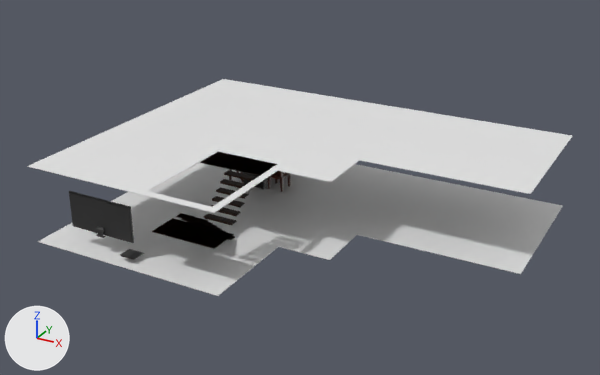
Renders of the FBX model Proyecto_CG/Programa/bin/models/brillosos.fbx from each side of a commit.
Both versions are drawn from a 50 mm lens placed at (5.79, -25.62, 14.31), pointed at (-8.11, -0.35, 1.68). Every picture has the same lights, and +X, +Y and +Z are marked at lower left. Where no turn or scale is listed for an object, it has been applied to the vertices.

The first picture shows 'P2_Piso', 'PB_piso', 'TV', 'wood'.
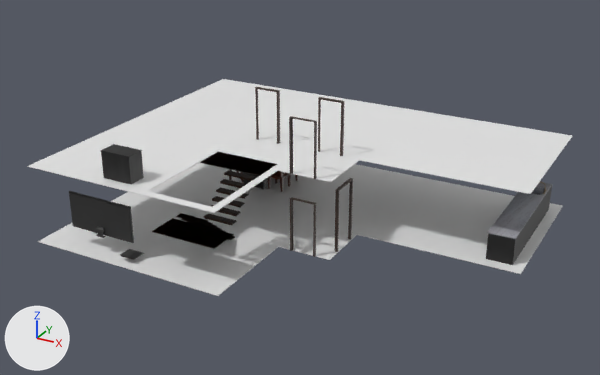
What changed in the scene script:
```text
Add ob_cube:
    ob_cube = bpy.data.objects.new('Cube', me_cube_015)  # 248 vertices, 200 faces; spans x -12.961..-11.716, y -5.645..-4.915, z 3.058..4.071; in mat_material_022 (picture img_bed_jpg)
    ob_cube.location = (0.0, 0.0, 0.0)
Add ob_marcopuertacuartob:
    ob_marcopuertacuartob = bpy.data.objects.new('MarcoPuertaCuartoB', me_plane_015)  # 52 vertices, 45 faces; spans x -10.32..-9.32, y 0.18..0.29, z 3.04..5.14; in mat_door_1_material_006 (picture img_puertainterior1k_jpg)
    ob_marcopuertacuartob.location = (0.0, 0.0, 0.0)
Add ob_marcopuertacuartoa:
    ob_marcopuertacuartoa = bpy.data.objects.new('MarcoPuertaCuartoA', me_plane_013)  # 52 vertices, 45 faces; spans x -7.63..-6.63, y 0.18..0.29, z 3.04..5.14; in mat_door_1_material_004 (picture img_puertainterior1k_jpg)
    ob_marcopuertacuartoa.location = (0.0, 0.0, 0.0)
Add ob_marcopuertabaniop2:
    ob_marcopuertabaniop2 = bpy.data.objects.new('MarcoPuertaBanioP2', me_plane_009)  # 52 vertices, 45 faces; spans x -7.5..-6.5, y -2.21..-2.11, z 3.03..5.13; in mat_door_1_material_002 (picture img_puertainterior1k_jpg)
    ob_marcopuertabaniop2.location = (0.0, 0.0, 0.0)
Add ob_marcopuertaprincipal:
    ob_marcopuertaprincipal = bpy.data.objects.new('MarcoPuertaPrincipal', me_plane)  # 52 vertices, 45 faces; spans x -6.04..-5.94, y -1.49..-0.31, z 0.01..2.48; in mat_door_2_material (picture img_puertaprincipal1k_jpg)
    ob_marcopuertaprincipal.location = (0.0, 0.0, 0.0)
Add ob_lavabo:
    ob_lavabo = bpy.data.objects.new('lavabo', me_cube_027)  # 780 vertices, 616 faces; spans x -1.1..-0.08, y 0.57..5.96, z 0.01..1.5; in mat_material_026 (picture img_lavabo_jpg)
    ob_lavabo.location = (0.0, 0.0, 0.0)
Add ob_marcopuertabaniopb:
    ob_marcopuertabaniopb = bpy.data.objects.new('MarcoPuertaBanioPB', me_plane_002)  # 52 vertices, 45 faces; spans x -7.5..-6.5, y -2.21..-2.11, z 0.0..2.1; in mat_door_1_material_001 (picture img_puertainterior1k_jpg)
    ob_marcopuertabaniopb.location = (0.0, 0.0, 0.0)
```

Location of each change, (x1, y1, x2, y2) in pixels of the pictures (600 x 375 px):
'lavabo', added: after (486, 182, 553, 265)
'Cube', added (black): after (100, 144, 144, 184)
'MarcoPuertaPrincipal', added (black): after (335, 178, 353, 252)
'MarcoPuertaBanioP2', added: after (289, 116, 317, 179)
'MarcoPuertaCuartoA', added: after (318, 97, 344, 156)
'MarcoPuertaBanioPB', added: after (290, 197, 316, 257)
'MarcoPuertaCuartoB', added: after (255, 87, 280, 144)
